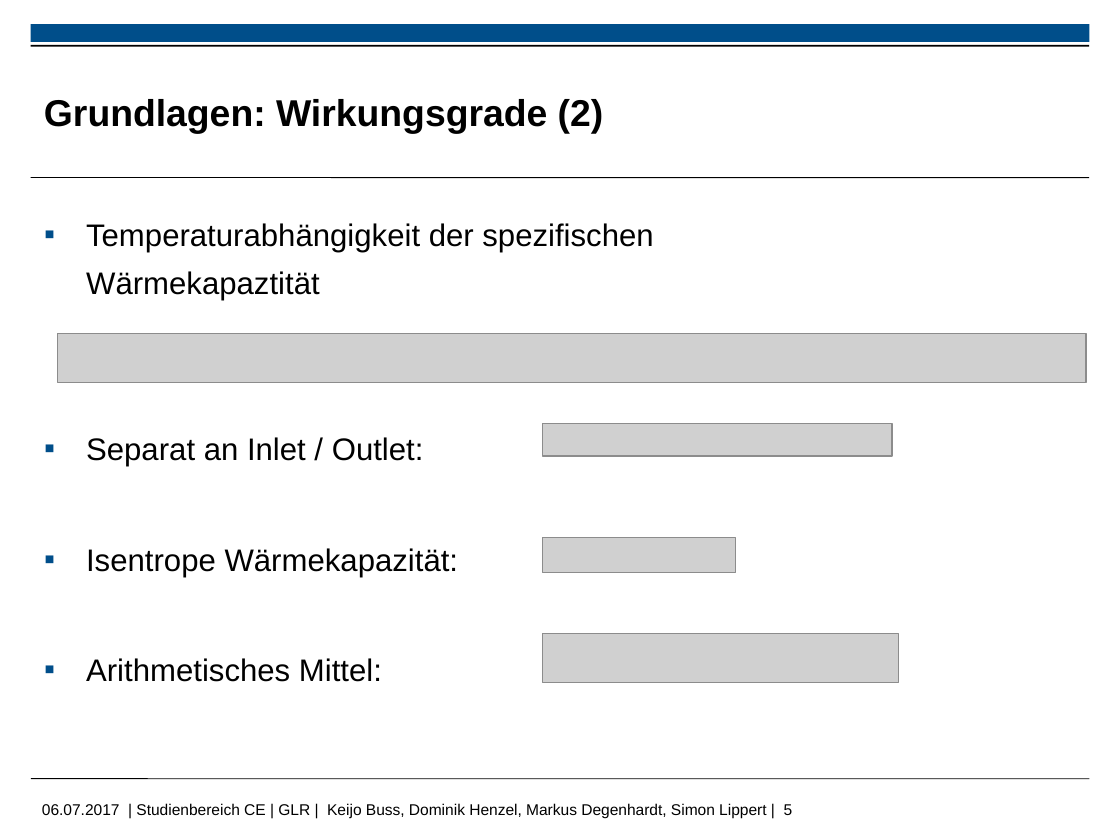
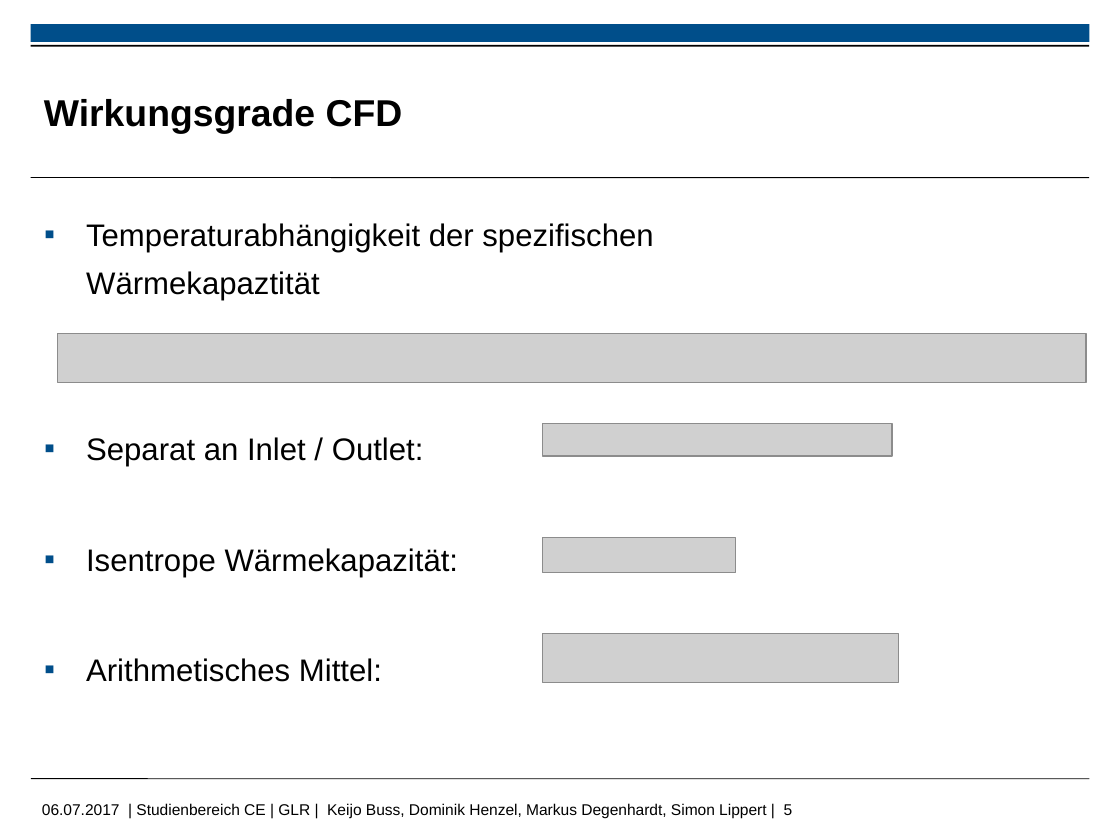
Before and after one commit to MDegenhardt/AusarbeitungADP, a slide deck: slide 5 of Präsentation/Abschluss_Präsentation_Keijo.pptx. Drawn at 1120x840 pixels with LibreOffice and Linux fonts; fonts in the diff are those of the drawing; grey boxes stand for pictures; background and template pictures are left out. Boxes give left, top, right and bottom in pixels: in the first picture for what was removed or moved away, otherwise in the second. Text is boxed around its words. In the diff, an @@ line names an element or a change of style, - is before the commit and + after.

```diff
--- a/Präsentation/Abschluss_Präsentation_Keijo.pptx
+++ b/Präsentation/Abschluss_Präsentation_Keijo.pptx
@@ title at <box>44,99,403,133</box>: text changed @@
-Grundlagen: Wirkungsgrade (2)
+Wirkungsgrade CFD
```
Also in this commit, not shown: 2 other slides changed, 1 slide added, 4 other files.
